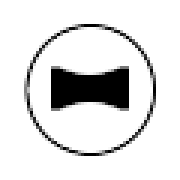
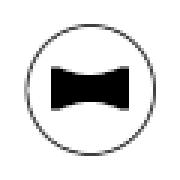
Layered file, before and after one edit (180×180). Changes by layer:
added layer "Pasted Layer" above "Background" over [63,66,117,111]
"Background": opacity 100% → 75%, painted on it over [24,24,156,156]
